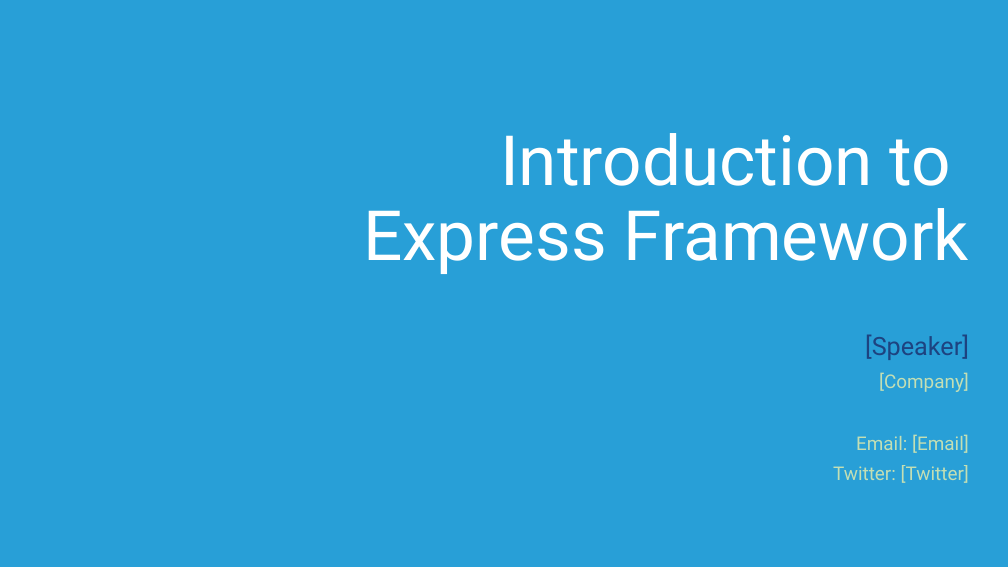
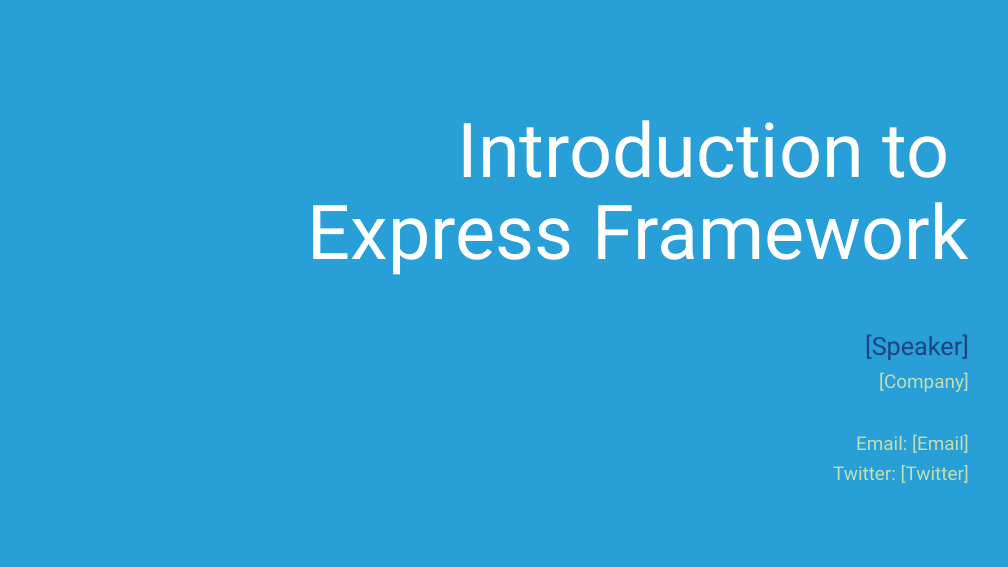
Before and after one commit to Microsoft-Web/NodeCamp, a slide deck: slide 1 of Presentation/IntroToExpress/IntroToExpress.pptx. Drawn at 1008x567 pixels with LibreOffice and Linux fonts; fonts in the diff are those of the drawing. Boxes give left, top, right and bottom in pixels: in the first picture for what was removed or moved away, otherwise in the second. Text is boxed around its words. In the diff, an @@ line names an element or a change of style, - is before the commit and + after.

```diff
--- a/Presentation/IntroToExpress/IntroToExpress.pptx
+++ b/Presentation/IntroToExpress/IntroToExpress.pptx
@@ title "Introduction to Express Framework" at <box>308,120,969,275</box>: size 66 to 72 pt @@
```
Also in this commit, not shown: 1 other file.
